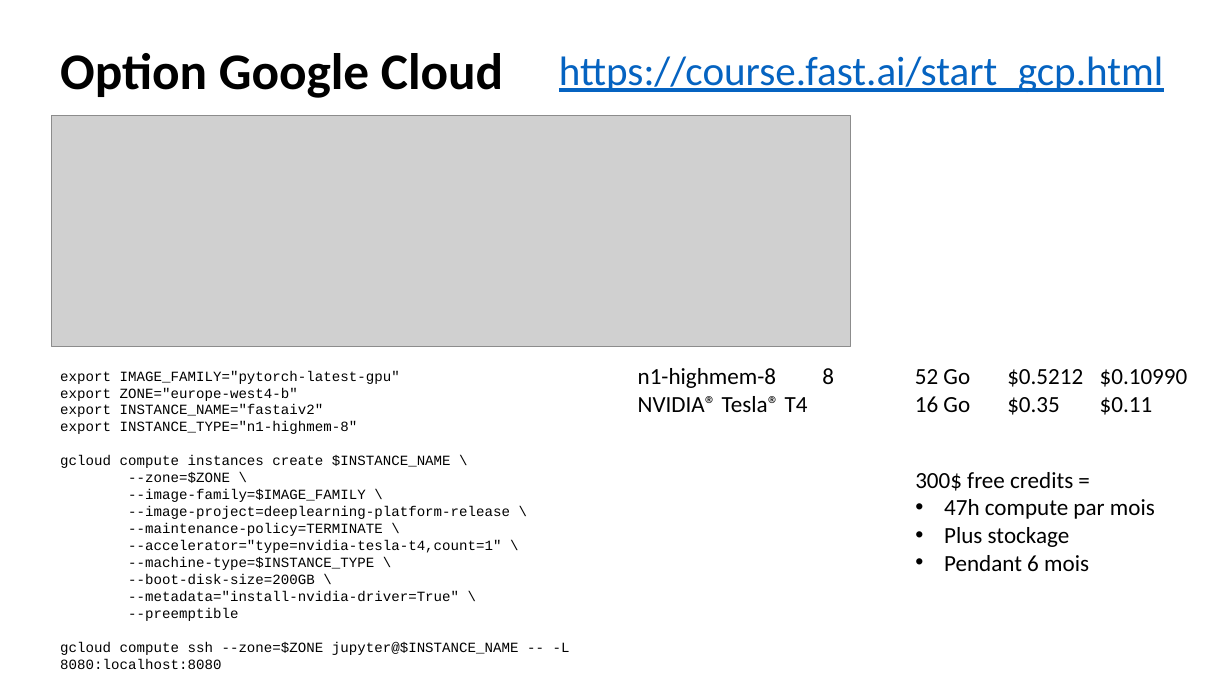
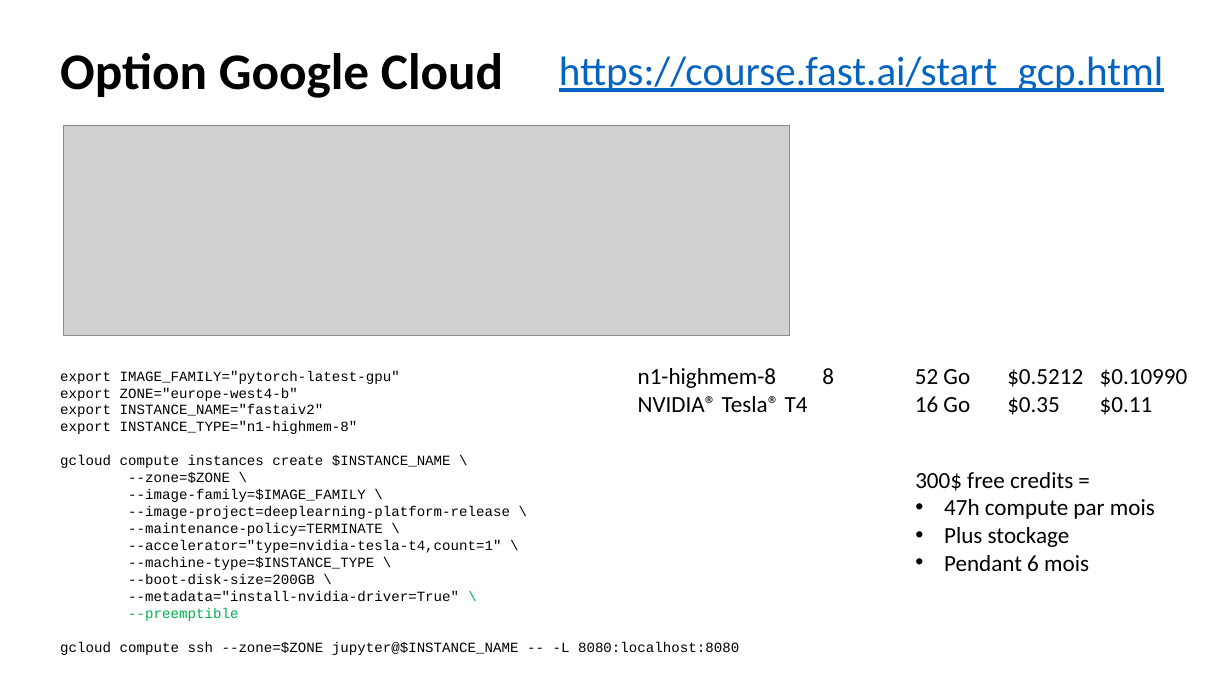
Before and after one commit to laurentprudhon/cours-deeplearning-2020, a slide deck: slide 22 of slides/00_environnement.pptx (slide 20 before the commit). Drawn at 1232x693 pixels with LibreOffice and Linux fonts; fonts in the diff are those of the drawing; grey boxes stand for pictures. Boxes give left, top, right and bottom in pixels: in the first picture for what was removed or moved away, otherwise in the second. Text is boxed around its words. In the diff, an @@ line names an element or a change of style, - is before the commit and + after.

```diff
--- a/slides/00_environnement.pptx
+++ b/slides/00_environnement.pptx
@@ picture: place and size @@
-picture at [51, 116, 850, 347]
+picture at [64, 126, 790, 335]
@@ text at [128, 591, 459, 621]: text colour #000000 to #00B050 in "\", "--preemptible" @@
```
Also in this commit, not shown: 2 slides added.
